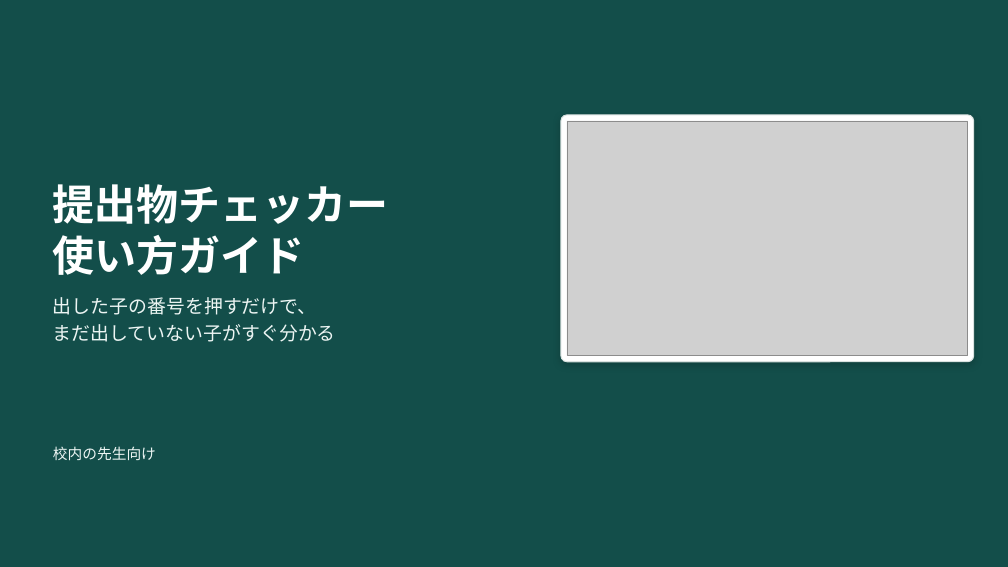
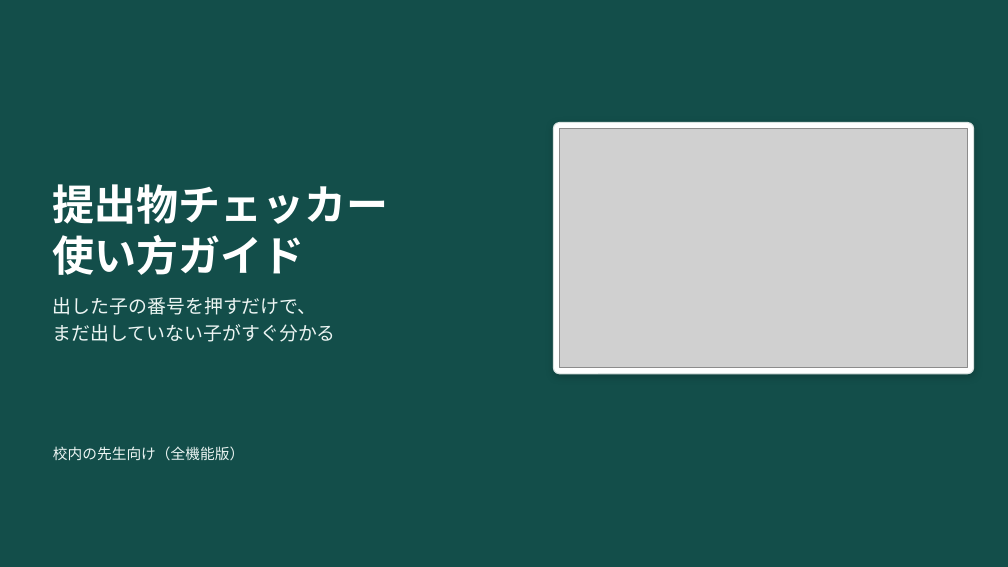
Before and after one commit to daharakazu-glitch/homework-checker, a slide deck: slide 1 of docs/提出物チェッカー_使い方ガイド.pptx. Drawn at 1008x567 pixels with LibreOffice and Linux fonts; fonts in the diff are those of the drawing; grey boxes stand for pictures. Boxes give left, top, right and bottom in pixels: in the first picture for what was removed or moved away, otherwise in the second. Text is boxed around its words. In the diff, an @@ line names an element or a change of style, - is before the commit and + after.

```diff
--- a/docs/提出物チェッカー_使い方ガイド.pptx
+++ b/docs/提出物チェッカー_使い方ガイド.pptx
@@ rounded rectangle: place and size @@
-rounded rectangle at (561,115,974,362)
+rounded rectangle at (554,123,974,374)
@@ rounded rectangle at (554,123,974,374): proportions changed @@
@@ picture: place and size @@
-picture at (567,121,968,356)
+picture at (560,129,968,368)
@@ text at (53,446,244,461): text changed @@
-校内の先生向け
+校内の先生向け（全機能版）
```
Also in this commit, not shown: 11 other slides changed, 8 slides added, 1 slide removed.
